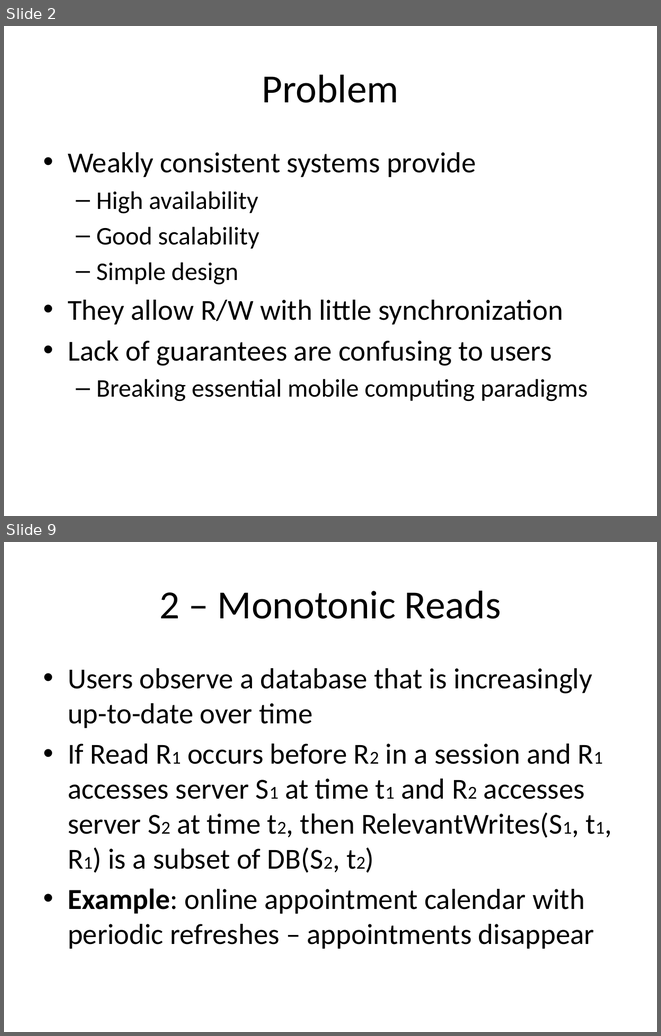
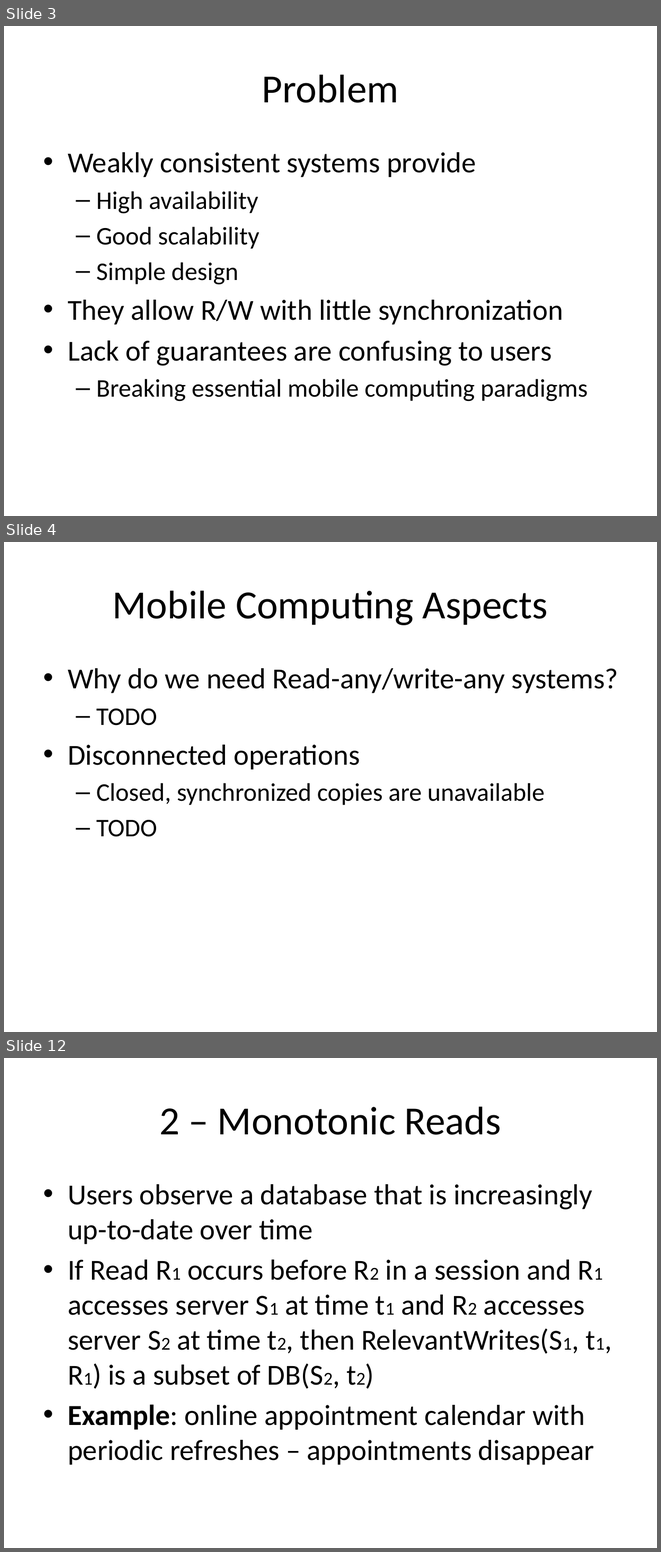
Before and after one commit to balidani/bomberman, a slide deck: presentation/slides_daniel.pptx. Shown one above the other, each under a label of ours: slides 2 and 9 before the commit, slides 3, 4 and 12 after it; the slides between them are not shown. The pictures are 661x1036 and 661x1552 pixels, drawn with LibreOffice and Linux fonts; fonts in the diff are those of the drawing. Boxes give left, top, right and bottom in pixels: in the first picture for what was removed or moved away, otherwise in the second. Text is boxed around its words. In the diff, an @@ line names an element or a change of style, - is before the commit and + after.

```diff
--- a/presentation/slides_daniel.pptx
+++ b/presentation/slides_daniel.pptx
@@ slide 4 added at box(4, 542, 657, 1032), background #FFFFFF @@
@@ title added at box(112, 590, 548, 625), 44 pt, text #000000 @@
+Mobile Computing Aspects
@@ text added at box(68, 668, 618, 837), 32 pt, text #000000 @@
+• Why do we need Read-any/write-any systems?
+  – TODO
+• Disconnected operations
+  – Closed, synchronized copies are unavailable
+  – TODO
@@ what was slide 2 is now slide 3 @@
@@ what was slide 9 is now slide 12 @@
```
Also in this commit, not shown: 7 slides changed, 2 other slides added.
